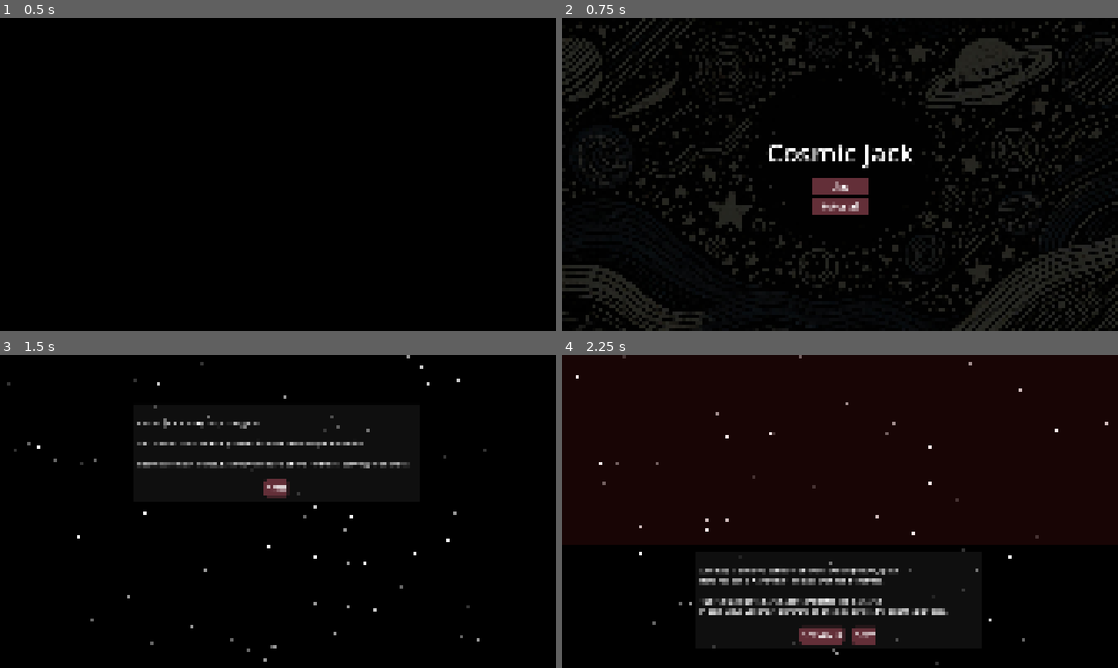
Above: before the commit, frames 1-4 (two rows, left to right).
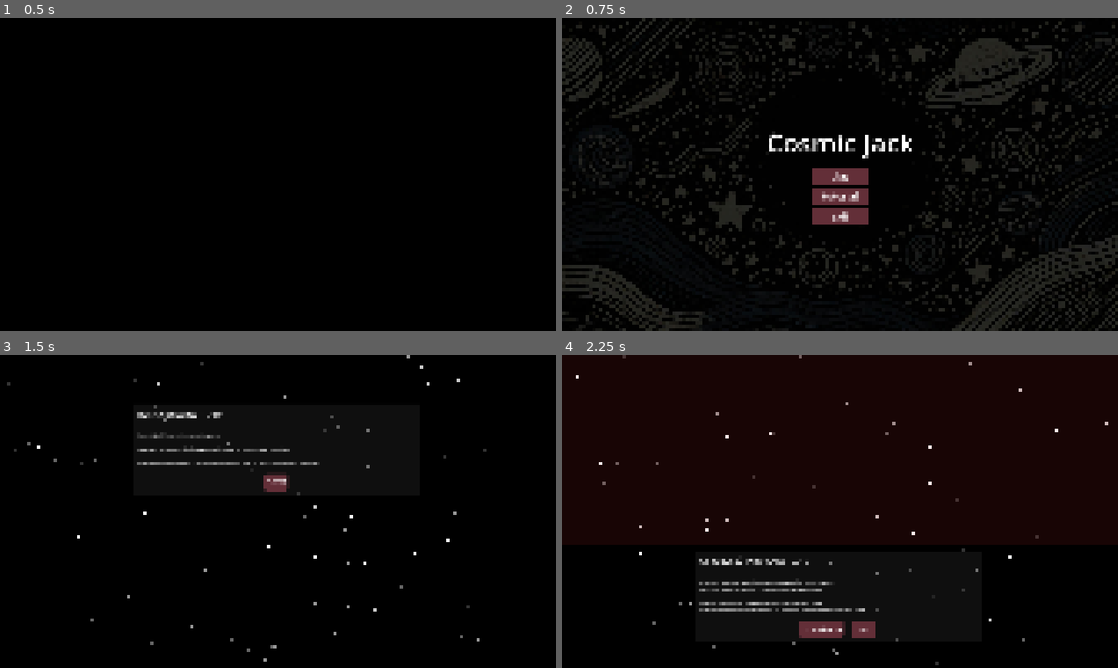
Above: after the commit, the same moments.

Repository: moby-it/cosmic-jack
Game: Godot game, scene res://main.tscn
Two runs of this game, one before a commit and one after it. Both use one fixed random seed, a clock stepped at 60 frames per second and the inputs below.
Inputs (mouse positions are in pixels of both pictures, inside the frame that each line leads up to):
- Up to frame 1 (0.5 s): no input
- Up to frame 2 (0.75 s): tap Enter at 0.5 s; move the mouse to (962, 158) at 0.52 s; hold Up (ui_up) from 0.53 s (still down); tap O at 0.6 s; click (962, 158) at 0.67 s
- Up to frame 3 (1.5 s): release Up (ui_up) at 1.25 s; click "tutorial" at 1.25 s
- Up to frame 4 (2.25 s): click "next" at 2 s

Frame 1 is identical in both runs. In frame 2, 2.2% of the frame differs, in the area x 37-63%, y 37-66%; in frame 3, 2.0%; in frame 4, 3.6%, in the area x 24-70%, y 65-94%.

Commit message:
0.1.1 RC1
fix resolve button issue
add tutorial steps and titles

Diff:
--- a/levels/level.gd
+++ b/levels/level.gd
@@ -24,8 +24,13 @@
 
 func set_preview():
 	round_status = ROUND_STATUS.PREVIEW
-	resolve_btn.disabled = false
-	resolve_btn.text = "resolve wave"
+	# we need to duplicate the button because if we just re enable it, it ignores the first click instasnce, which is incredibly annoying
+	var btn: Button = resolve_btn.duplicate()
+	btn.text = "resolve wave"
+	btn.disabled = false
+	resolve_btn.queue_free()
+	self.add_child(btn)
+	resolve_btn = btn
 
 # used for pausing
 var audio_position = 0.0
--- a/menu/main_menu.gd
+++ b/menu/main_menu.gd
@@ -7,3 +7,6 @@
 func _on_tutorial_button_down() -> void:
 	var tutorial = load("res://tutorial/tutorial.tscn").instantiate()
 	SceneManager.change_scene.emit(tutorial)
+
+func _on_exit_button_down() -> void:
+	get_tree().quit()
--- a/menu/main_menu.tscn
+++ b/menu/main_menu.tscn
@@ -47,5 +47,12 @@
 size_flags_vertical = 4
 text = "tutorial"
 
+[node name="exit" type="Button" parent="container/VBoxContainer/VBoxContainer"]
+layout_mode = 2
+size_flags_horizontal = 5
+size_flags_vertical = 4
+text = "exit"
+
 [connection signal="button_down" from="container/VBoxContainer/VBoxContainer/start" to="." method="_on_start_button_down"]
 [connection signal="button_down" from="container/VBoxContainer/VBoxContainer/tutorial" to="." method="_on_tutorial_button_down"]
+[connection signal="button_down" from="container/VBoxContainer/VBoxContainer/exit" to="." method="_on_exit_button_down"]
--- a/tutorial/tutorial.gd
+++ b/tutorial/tutorial.gd
@@ -2,9 +2,24 @@
 
 var panel_init_y = 335.0
 var panel_next_y = 1350.0
-
+var idx = 0
+
+@onready var text = %TutorialText
 @onready var level: Level = $Level
 @onready var panel = $Panel
+
+var labels = [
+	"Basic concepts",
+	"Convoys &  Play Area",
+	"Phases",
+	"Ammo",
+	"Fruit Triggers",
+	"Place a fruit",
+	"Detonation Timer",
+	"Manipulate your placement",
+	"Solve the puzzle",
+	"Congratulations!",
+]
 
 var txt_1 = """
 Cosmic Jack is a rhythm puzzle game.
@@ -36,6 +51,7 @@
 
 var txt_4 = """
 Each wave comes with a set of fruit ammo. These are your tools to eliminate your enemies.
+Ammo can be found at the bottom right of your screen.
 
 This wave has a single apple as ammo.
 """
@@ -71,10 +87,8 @@
 In this phase the wave actually resolves and you get to see weather your fruit placement solved the puzzle.
 """
 
-var txt_9 = """[font_size=62]Congratulations, you finished our tutorial! You can go ahead and play our demo level.[/font_size]"""
-
-@onready var text = %TutorialText
-var idx = 0
+var txt_9 = """You finished our tutorial! You can go ahead and play our demo level."""
+
 
 var texts = [
 	{ "text": txt_1, "fn": null },
@@ -105,6 +119,7 @@
 func _ready() -> void:
 	level.start_audio()
 	text.text = txt_1
+	%Title.text = "%s - %s/%s" % [labels[idx], str(idx + 1), str(len(labels))]
 	level.wave_completed.connect(on_wave_resolved)
 	level.health_depleted.connect(on_wave_resolved)
 
@@ -125,6 +140,7 @@
 			c.call()
 	var i = texts[idx]
 	text.text = i["text"]
+	%Title.text = "%s - %s/%s" % [labels[idx], str(idx + 1), str(len(labels))]
 	if i["fn"]:
 		i["fn"].call()
 
--- a/tutorial/tutorial.tscn
+++ b/tutorial/tutorial.tscn
@@ -37,14 +37,18 @@
 [node name="VBoxContainer" type="VBoxContainer" parent="Panel/MarginContainer/VBoxContainer2"]
 layout_mode = 2
 size_flags_vertical = 3
-theme_override_constants/separation = 100
+theme_override_constants/separation = 30
+
+[node name="Title" type="Label" parent="Panel/MarginContainer/VBoxContainer2/VBoxContainer"]
+unique_name_in_owner = true
+layout_mode = 2
 
 [node name="TutorialText" type="RichTextLabel" parent="Panel/MarginContainer/VBoxContainer2/VBoxContainer"]
 unique_name_in_owner = true
 custom_minimum_size = Vector2(1080, 0)
 layout_mode = 2
-theme_override_font_sizes/normal_font_size = 48
-theme_override_font_sizes/bold_font_size = 48
+theme_override_font_sizes/normal_font_size = 32
+theme_override_font_sizes/bold_font_size = 32
 bbcode_enabled = true
 fit_content = true
 
